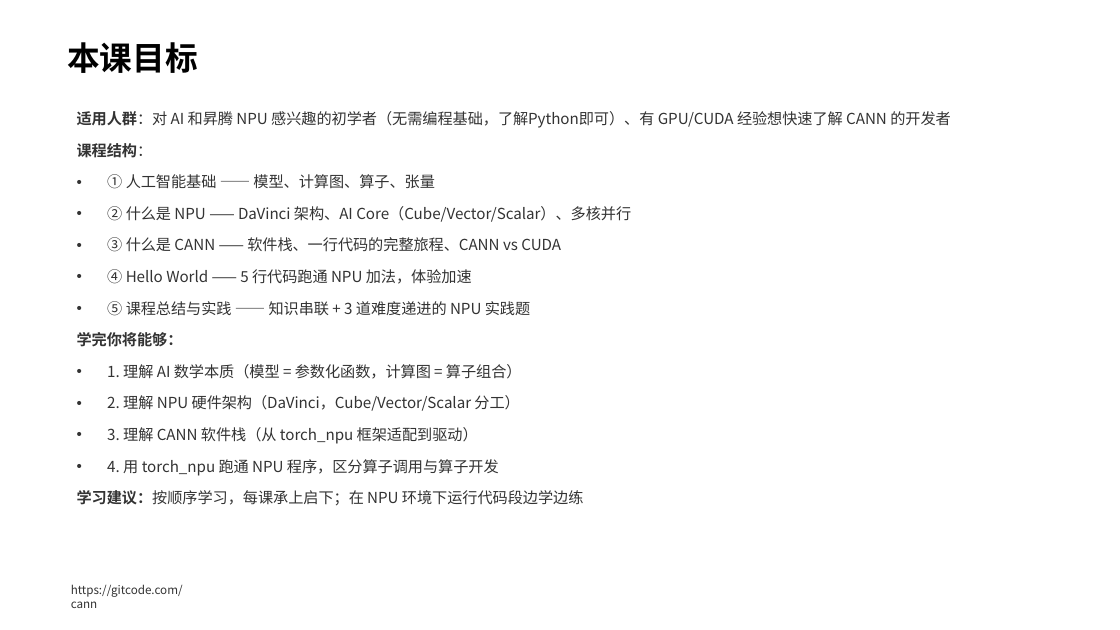
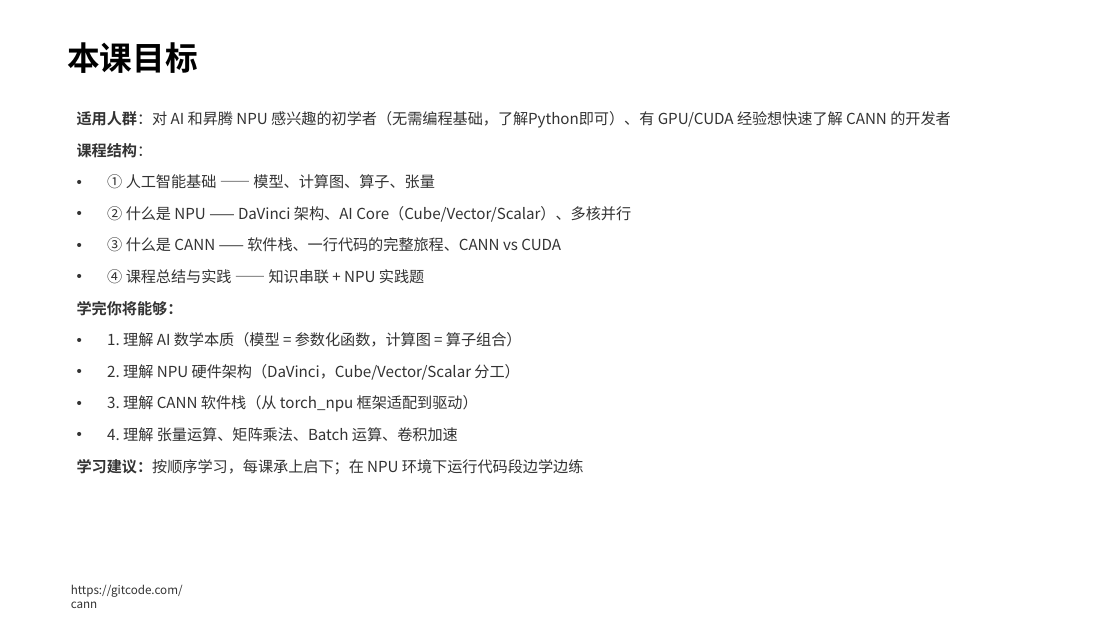
Before and after one commit to hicann/cann-learning-hub, a slide deck: slide 2 of quick_start/cann_basics/slides/artificial_intelligence_basics.pptx. Drawn at 1120x630 pixels with LibreOffice and Linux fonts; fonts in the diff are those of the drawing; background and template pictures are left out. Boxes give left, top, right and bottom in pixels: in the first picture for what was removed or moved away, otherwise in the second. Text is boxed around its words. In the diff, an @@ line names an element or a change of style, - is before the commit and + after.

Commit message:
feat: 通识课程，update PPTs and grade script for NPU 实践 course

# message auto-generated for no-merge-commit merge:
!929 merge feat/course-summary-master into master

feat: 通识课程，update PPTs and grade script for NPU 实践 course

Description: ## 描述
<!--在这里详细描述你的改动，包括改动的原因和所采取的方法。-->

## 关联的Issue
<!-- 如果这个PR是为了解决特定的Issue，请在这里提供Issue链接。-->
<!-- 如果这个PR是为了解决特定的问题单，请在这里描述问题单单号。-->

## 测试
<!--描述进行了哪些测试来验证你的改动。包括但不限于二级冒烟、算子泛化等。-->

## 文档更新
<!--如果这个PR包含文档的更新，请在这里指出。例如：更新了README.md文件。-->

## 类型标签
<!--  [x] 表示选中 -->
- [ ] Bug修复
- [ ] 新特性
- [ ] 内容优化
- [ ] 其他，请描述：

## 其他信息
<!-- 在这里可以添加任何与这个 Pull Request 相关的其他说明。 -->

See merge request: cann/cann-learning-hub!929

```diff
--- a/quick_start/cann_basics/slides/artificial_intelligence_basics.pptx
+++ b/quick_start/cann_basics/slides/artificial_intelligence_basics.pptx
@@ text at [107, 269, 424, 284]: text changed @@
-• ④ Hello World —— 5 行代码跑通 NPU 加法，体验加速
-• ⑤ 课程总结与实践 —— 知识串联 + 3 道难度递进的 NPU 实践题
+• ④ 课程总结与实践 —— 知识串联 + NPU 实践题
@@ text at [107, 427, 458, 441]: text changed @@
-• 4. 用 torch_npu 跑通 NPU 程序，区分算子调用与算子开发
+• 4. 理解 张量运算、矩阵乘法、Batch 运算、卷积加速
```
Also in this commit, not shown: 6 other slides changed, 1 slide added, 9 slides removed, 6 other files.
